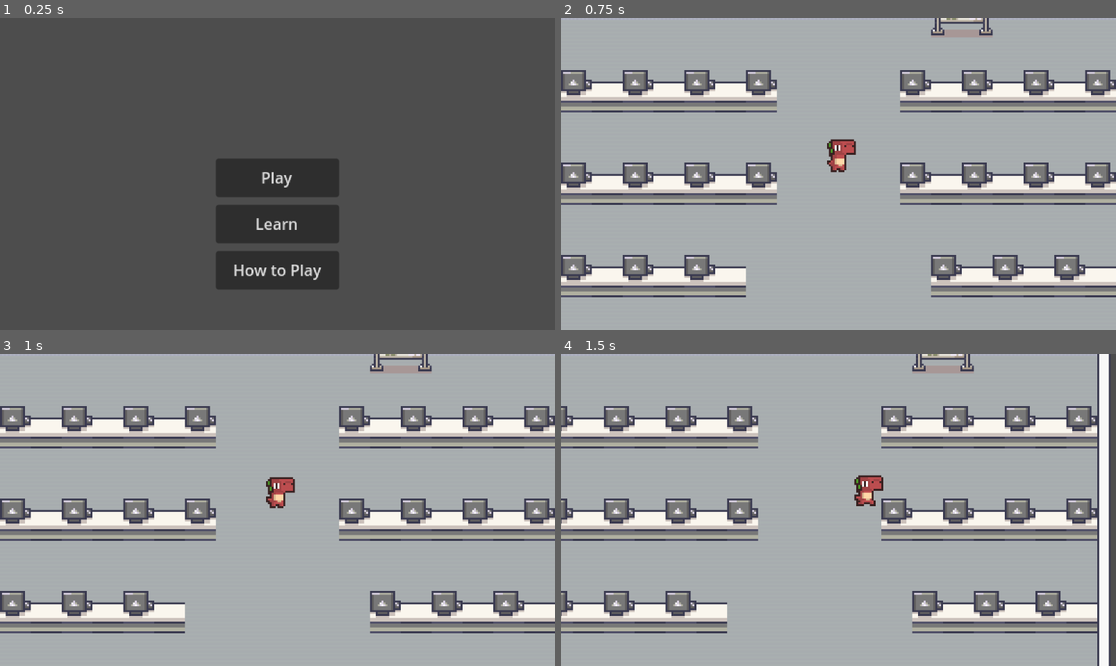
Above: before the commit, frames 1-4 (two rows, left to right).
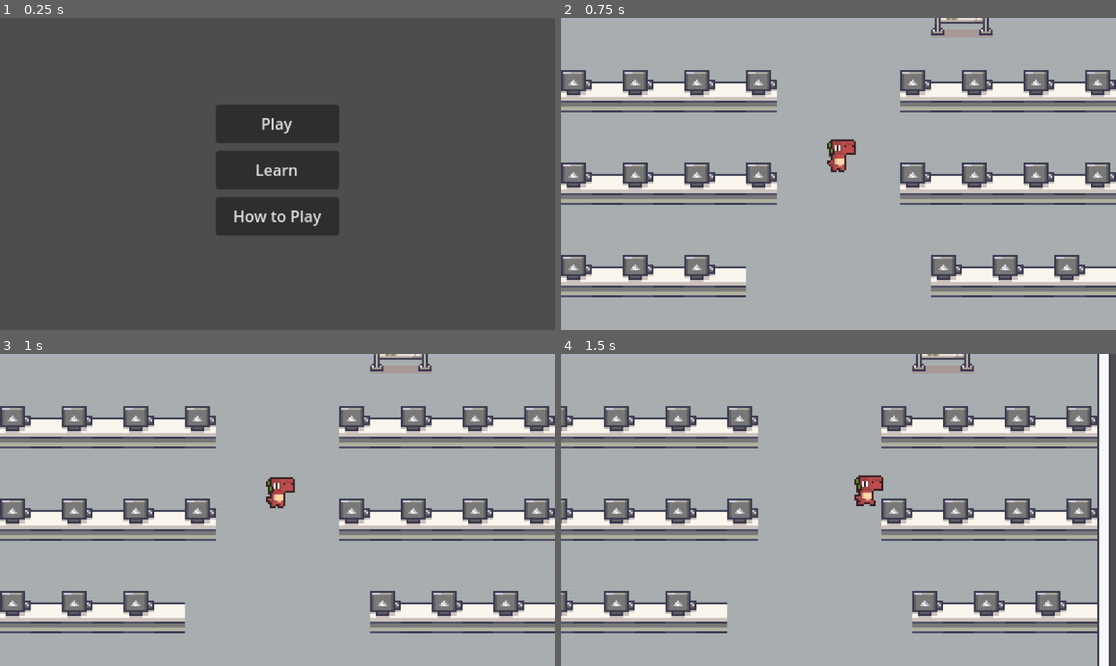
Above: after the commit, the same moments.

Repository: Raikosuu/Full-Tech-Panic_Public
Game: Godot game, scene res://scenes/main_menu.tscn
The game is run twice, just before and just after one commit, with the same random seed, the same clock (stepped at 60 frames per second) and the same inputs.
Inputs (mouse positions are in pixels of both pictures, inside the frame that each line leads up to):
- Up to frame 1 (0.25 s): no input
- Up to frame 2 (0.75 s): click "Play" at 0.5 s
- Up to frame 3 (1 s): no input
- Up to frame 4 (1.5 s): move the mouse to (960, 494) at 1.27 s; hold D (move_right) from 1.28 s (still down); click (960, 494) at 1.42 s

The runs differ from the first frame. In frame 1, 7.8% of the frame differs, in the area x 38-62%, y 27-87%; in frame 2, nothing differs; in frame 3, nothing differs; in frame 4, nothing differs.

Commit message:
added patience bar
when npc sits, initiate progress bar countdown

Diff:
--- a/scenes/main_menu.tscn
+++ b/scenes/main_menu.tscn
@@ -13,30 +13,29 @@
 
 [node name="play" type="Button" parent="button_manager"]
 layout_mode = 0
-offset_left = 80.0
-offset_top = 16.0
-offset_right = 208.0
-offset_bottom = 56.0
+offset_left = -64.0
+offset_top = -72.0
+offset_right = 64.0
+offset_bottom = -32.0
 text = "Play"
 
 [node name="learn" type="Button" parent="button_manager"]
 layout_mode = 0
-offset_left = 80.0
-offset_top = 64.0
-offset_right = 208.0
-offset_bottom = 104.0
+offset_left = -64.0
+offset_top = -24.0
+offset_right = 64.0
+offset_bottom = 16.0
 text = "Learn"
 
 [node name="htp" type="Button" parent="button_manager"]
 layout_mode = 0
-offset_left = 80.0
-offset_top = 112.0
-offset_right = 208.0
-offset_bottom = 152.0
+offset_left = -64.0
+offset_top = 24.0
+offset_right = 64.0
+offset_bottom = 64.0
 text = "How to Play"
 
 [node name="Camera2D" type="Camera2D" parent="."]
-position = Vector2(144, 32)
 zoom = Vector2(2, 2)
 
 [connection signal="pressed" from="button_manager/play" to="button_manager" method="_on_play_pressed"]
--- a/scenes/patience.tscn
+++ b/scenes/patience.tscn
@@ -1,16 +1,17 @@
-[gd_scene load_steps=4 format=3 uid="uid://ckkdgjk2ljmr8"]
+[gd_scene load_steps=5 format=3 uid="uid://ckkdgjk2ljmr8"]
 
 [ext_resource type="Texture2D" uid="uid://baa6shhf0xfvt" path="res://assets/wait meter/under_progress-bar.png" id="1_4dfvb"]
+[ext_resource type="Script" uid="uid://b8o53apimklvx" path="res://scripts/patience.gd" id="1_8fpg8"]
 [ext_resource type="Texture2D" uid="uid://b58gjbknieggp" path="res://assets/wait meter/overlay_progress-bar.png" id="2_8fpg8"]
 [ext_resource type="Texture2D" uid="uid://hamcb3yk3evi" path="res://assets/wait meter/progress_progress-bar.png" id="3_7dpgd"]
 
 [node name="patience" type="Node2D"]
+script = ExtResource("1_8fpg8")
 
 [node name="wait_meter" type="TextureProgressBar" parent="."]
-offset_left = 1.0
-offset_top = 1.0
-offset_right = 114.0
-offset_bottom = 42.0
+offset_left = -14.0
+offset_right = 14.0
+offset_bottom = 12.0
 value = 100.0
 nine_patch_stretch = true
 texture_under = ExtResource("1_4dfvb")
--- a/scenes/seats.tscn
+++ b/scenes/seats.tscn
@@ -1,6 +1,7 @@
-[gd_scene load_steps=3 format=3 uid="uid://di6c82vetinpd"]
+[gd_scene load_steps=4 format=3 uid="uid://di6c82vetinpd"]
 
 [ext_resource type="Script" uid="uid://c61235cbcitkf" path="res://scripts/seats.gd" id="1_m3nl5"]
+[ext_resource type="PackedScene" uid="uid://ckkdgjk2ljmr8" path="res://scenes/patience.tscn" id="2_a1kto"]
 
 [sub_resource type="CircleShape2D" id="CircleShape2D_psav7"]
 radius = 1.0
@@ -12,4 +13,6 @@
 [node name="CollisionShape2D" type="CollisionShape2D" parent="."]
 shape = SubResource("CircleShape2D_psav7")
 
+[node name="patience" parent="." instance=ExtResource("2_a1kto")]
+
 [connection signal="body_entered" from="." to="." method="_on_body_entered"]
--- /dev/null
+++ b/scripts/patience.gd
@@ -0,0 +1,38 @@
+extends Node2D
+
+@export var countdown_time: float = 5.0
+var elapsed: float = 0.0
+var active: bool = false
+
+@onready var wait_meter: TextureProgressBar = $wait_meter
+@onready var timer: Timer = $wait_meter/Timer
+
+
+func _ready():
+	wait_meter.min_value = 0
+	wait_meter.max_value = countdown_time
+	wait_meter.value = countdown_time
+	wait_meter.visible = false
+	timer.timeout.connect(_on_timer_tick)
+
+func start_countdown():
+	elapsed = 0.0
+	wait_meter.value = countdown_time
+	wait_meter.visible = true
+	active = true
+	timer.start()
+
+func reset_countdown():
+	timer.stop()
+	wait_meter.visible = false
+	active = false
+
+func _on_timer_tick():
+	if active:
+		elapsed += timer.wait_time
+		wait_meter.value = countdown_time - elapsed
+		if elapsed >= countdown_time:
+			timer.stop()
+			wait_meter.visible = false
+			active = false
+			print("Seat timer finished!")
--- a/scripts/seats.gd
+++ b/scripts/seats.gd
@@ -1,4 +1,6 @@
 extends Area2D
+
+@onready var patience: Node2D = $patience
 
 var is_taken: bool = false
 
@@ -12,3 +14,11 @@
 		# If velocity is zero, the body is not moving
 		if char_body.velocity == Vector2.ZERO:
 			print("Seat is taken")
+
+func npc_sits_down():
+	if patience:
+		patience.start_countdown()
+
+func npc_leaves():
+	if patience:
+		patience.reset_countdown()
Not shown, added: scripts/patience.gd.uid
